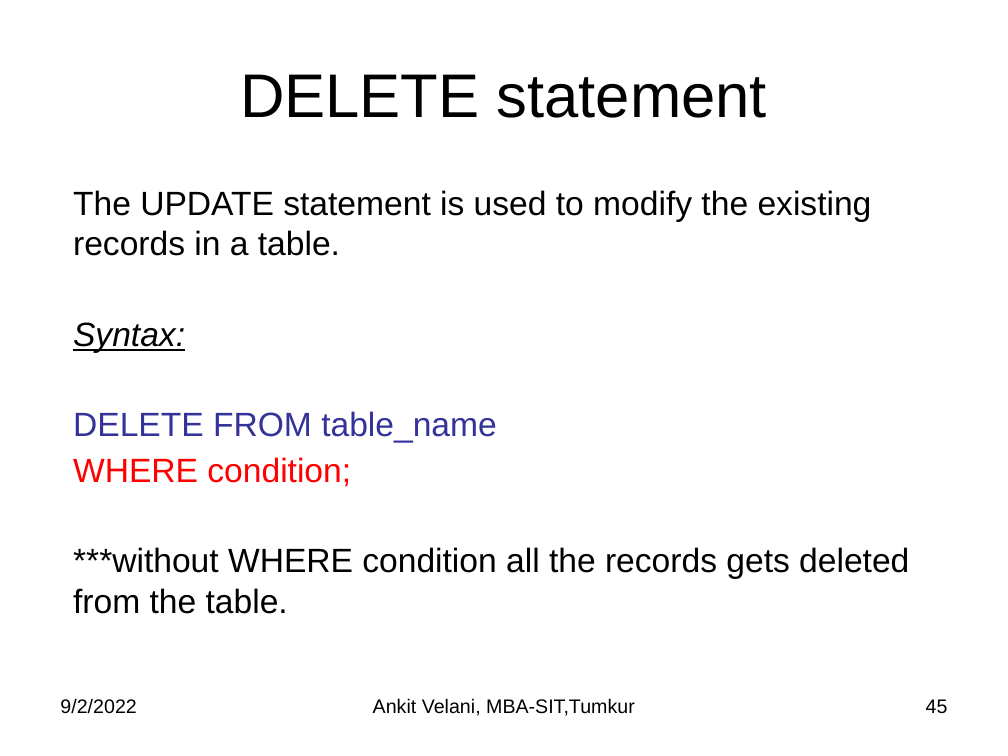
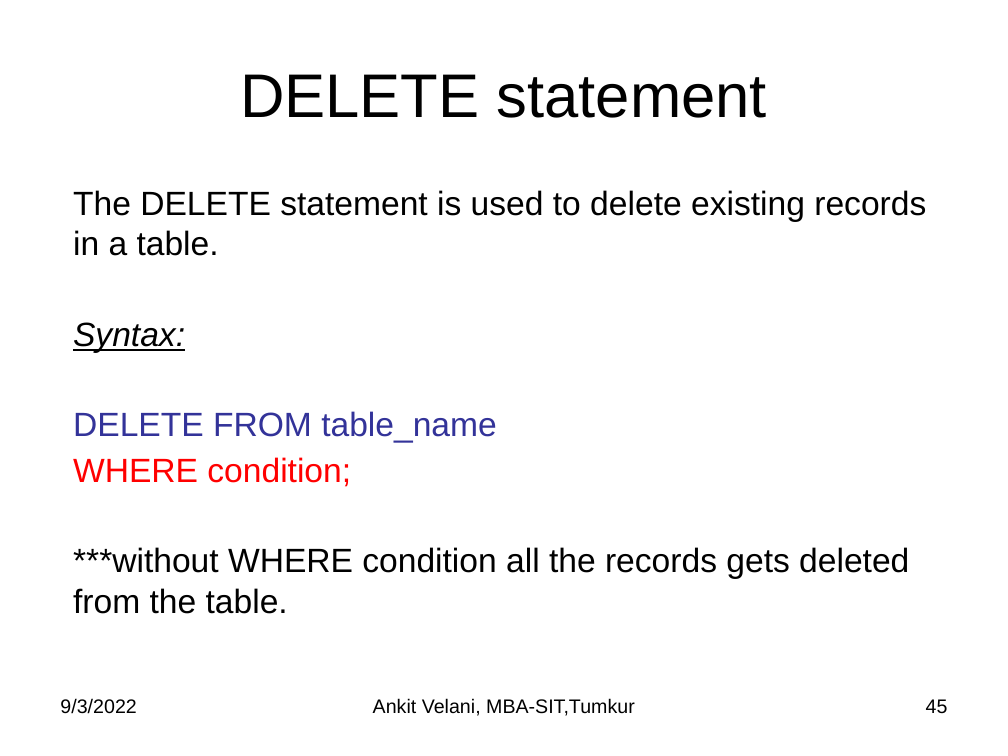
Before and after one commit to sitmbadept/sitmbadept.github.io, a slide deck: slide 45 of BDTM/SQL/Unit-2 MySQL.pptx. Drawn at 1008x756 pixels with LibreOffice and Linux fonts; fonts in the diff are those of the drawing. Boxes give left, top, right and bottom in pixels: in the first picture for what was removed or moved away, otherwise in the second. Text is boxed around its words. In the diff, an @@ line names an element or a change of style, - is before the commit and + after.

```diff
--- a/BDTM/SQL/Unit-2 MySQL.pptx
+++ b/BDTM/SQL/Unit-2 MySQL.pptx
@@ text at (73, 190, 926, 256): text changed @@
-The UPDATE statement is used to modify the existing records in a table.
+The DELETE statement is used to delete existing records in a table.
@@ text at (60, 698, 136, 714): text changed @@
-9/2/2022
+9/3/2022
```
Also in this commit, not shown: 73 other slides changed, 1 slide removed, 1 other file.
